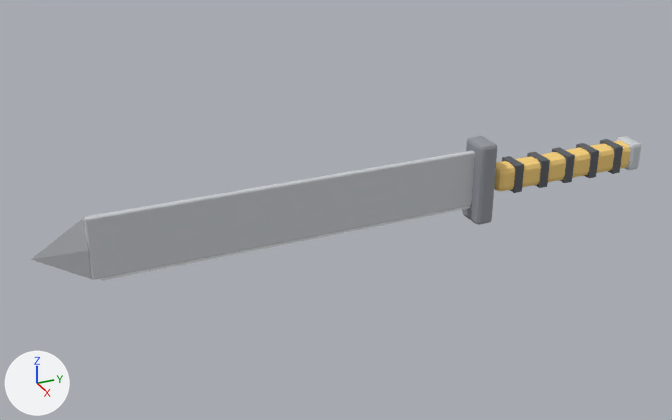
Before and after pictures for a commit that changed the FBX model Assets/_Project/Resources/Models/weapon_saber_7.fbx.
Camera for both pictures: a camera (50 mm lens) standing at (0.939, -0.866, 0.466) and looking at (-0.014, -0.437, -0.011). Arrows for +X, +Y and +Z are at lower left; the lights stay in place. The picture after the commit comes second. Where no turn or scale is listed for an object, it has been applied to the vertices.

Names of what the first picture shows: 'weapon_saber_7'.
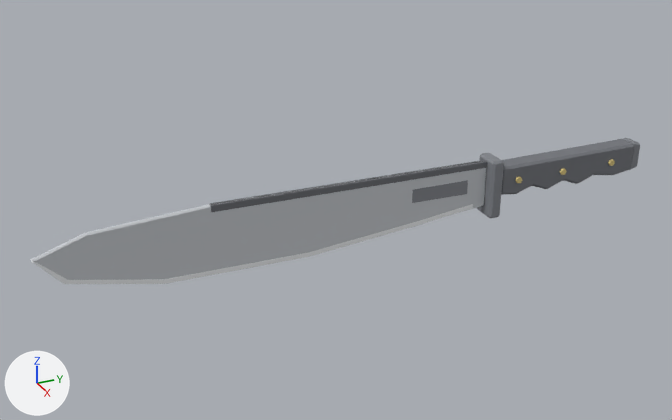
Where the change shows, as pixel boxes [x1, y1, x2, y2] in the pictures (672 x 420 px):
'weapon_saber_7', reshaped: before [31, 136, 641, 281]; after [31, 138, 640, 284]
part 1 of me_weapon_saber_7, rebuilt (12% taller): before [494, 141, 630, 191]; after [501, 139, 634, 195]
part 2 of me_weapon_saber_7, rebuilt (31% narrower): before [616, 136, 641, 170]; after [623, 138, 640, 170]
part 3 of me_weapon_saber_7, rebuilt (16% wider, 8% shorter): before [84, 151, 475, 280]; after [32, 161, 486, 280]
part 4 of me_weapon_saber_7, rebuilt (19% wider, 7% taller): before [100, 206, 470, 281]; after [31, 204, 473, 284]
part 5 of me_weapon_saber_7, added: after [477, 153, 504, 219]
part 6 of me_weapon_saber_7, deleted: before [31, 139, 623, 279]
part 7 of me_weapon_saber_7, cut back: before [462, 136, 497, 225]; after [209, 160, 488, 212]

The change in detail:
Material 'C_25272B' (mat_c_25272b) is new.
Its base color is (0.145, 0.153, 0.169) (grey #6a6d72).
Its roughness is 0.8.
Material 'C_2C2E33' (mat_c_2c2e33) is new.
Its base color is (0.173, 0.18, 0.2) (grey #73767c).
Its roughness is 0.8.
Material 'C_3A3D43' (mat_c_3a3d43) is new.
Its base color is (0.227, 0.239, 0.263) (grey #83868c).
Its roughness is 0.8.
Material 'C_8E949C' (mat_c_8e949c) is new.
Its base color is (0.557, 0.58, 0.612) (light grey #c5c8cd).
Its roughness is 0.8.
Material 'C_B8933A' (mat_c_b8933a) is new.
Its base color is (0.722, 0.576, 0.227) (yellow #ddc883).
Its roughness is 0.8.
Material 'C_D6DBE0' (mat_c_d6dbe0) is new.
Its base color is (0.839, 0.859, 0.878) (white #eceef1).
Its roughness is 0.8.
me_weapon_saber_7 is used by ob_weapon_saber_7; location (0.0, 0.0, 0.0).
me_weapon_saber_7 had 277 vertices, 257 faces and spanned x -0.02..0.02, y -0.8..0.01, z -0.055..0.055.
me_weapon_saber_7 no longer uses material mat_accent (orange #f9d37c).
me_weapon_saber_7 no longer uses material mat_c_1c1d21 (dark grey #5d5f65).
me_weapon_saber_7 no longer uses material mat_c_9aa0a8 (light grey #cccfd4).
me_weapon_saber_7 no longer uses material mat_c_4a4e56 (grey #93969d).
me_weapon_saber_7 no longer uses material mat_c_d8dde2 (white #edeff2).
me_weapon_saber_7 now has 264 vertices, 476 faces and spans x -0.018..0.018, y -0.8..0.012, z -0.058..0.032.
me_weapon_saber_7 part 1: the loose piece of 56 vertices spanning x -0.015..0.015, y -0.22..0.0, z -0.018..0.018 is rebuilt with 60 vertices and now spans x -0.014..0.014, y -0.215..0.0, z -0.026..0.018, in mat_c_2c2e33 (grey #73767c).
me_weapon_saber_7 part 2: the loose piece of 56 vertices spanning x -0.018..0.018, y -0.01..0.01, z -0.02..0.02 is rebuilt with 24 vertices and now spans x -0.012..0.012, y -0.002..0.012, z -0.021..0.019, in mat_c_3a3d43 (grey #83868c).
me_weapon_saber_7 part 3: the loose piece of 56 vertices spanning x -0.004..0.004, y -0.74..-0.24, z -0.032..0.043 is rebuilt with 44 vertices and now spans x -0.004..0.004, y -0.799..-0.232, z -0.058..0.032, in mat_c_8e949c (light grey #c5c8cd).
me_weapon_saber_7 part 4: the loose piece of 8 vertices spanning x -0.002..0.002, y -0.73..-0.25, z -0.036..-0.024 is rebuilt with 24 vertices and now spans x -0.004..0.004, y -0.8..-0.25, z -0.058..0.004, in mat_c_d6dbe0 (white #eceef1).
me_weapon_saber_7 part 5: a new loose piece of 24 vertices spanning x -0.018..0.018, y -0.232..-0.215, z -0.05..0.03, in mat_c_3a3d43 (grey #83868c).
me_weapon_saber_7 part 6: 6 loose pieces with 45 vertices, spanning x -0.016..0.016, y -0.8..-0.024, z -0.032..0.043, are deleted.
Part 7, on me_weapon_saber_7:
56 vertices are removed from x -0.02..0.02, y -0.252..-0.227, z -0.055..0.055.
54 faces are deleted.
8 vertices are added at x -0.004, y -0.6..-0.232, z -0.014..0.032.
8 new vertices lie (0.008, 0.0, 0.0) away from vertices in x -0.004, y -0.6..-0.232, z -0.014..0.032.
12 new faces join them, mat_c_25272b (grey #6a6d72).
12 new faces join them, mat_c_3a3d43 (grey #83868c).
Other edits to the shape of me_weapon_saber_7 do not show in these pictures.
me_weapon_saber_7 gains material mat_c_2c2e33 (grey #73767c).
me_weapon_saber_7 gains material mat_c_b8933a (yellow #ddc883).
me_weapon_saber_7 gains material mat_c_3a3d43 (grey #83868c).
me_weapon_saber_7 gains material mat_c_8e949c (light grey #c5c8cd).
me_weapon_saber_7 gains material mat_c_d6dbe0 (white #eceef1).
me_weapon_saber_7 gains material mat_c_25272b (grey #6a6d72).
